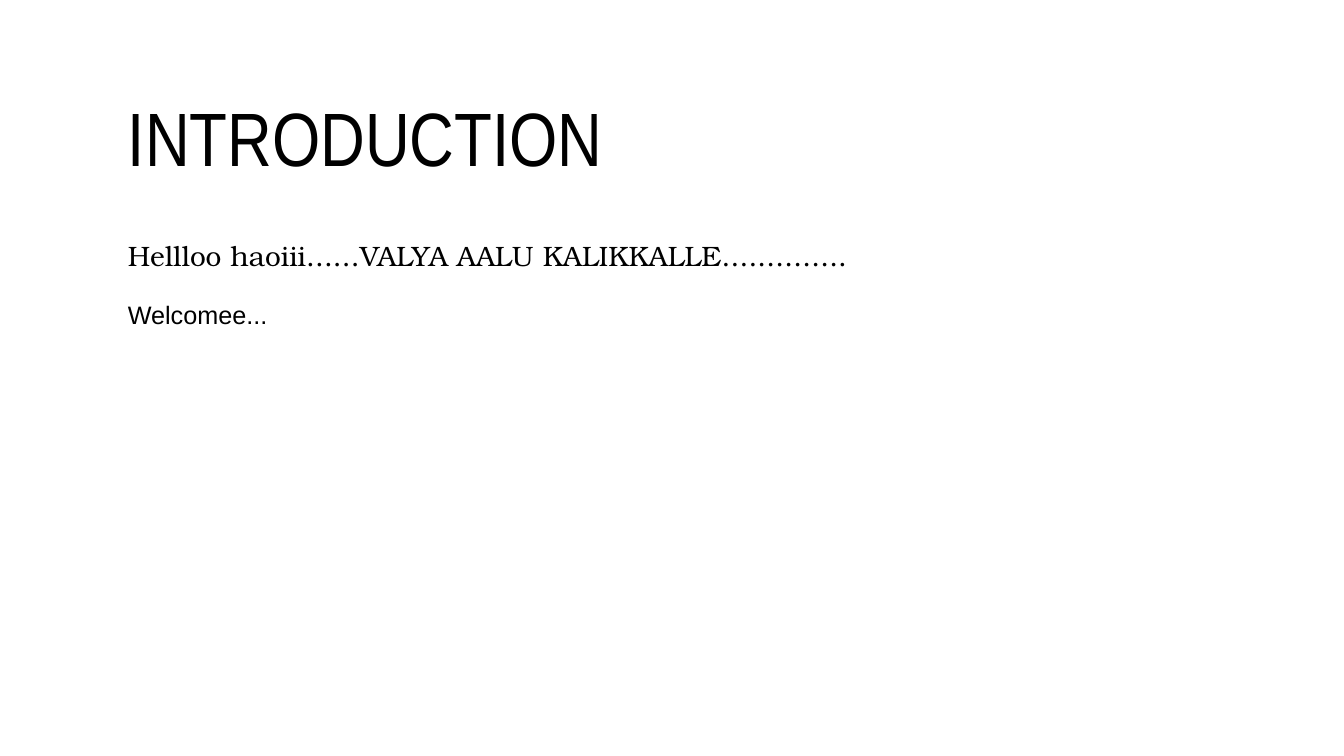
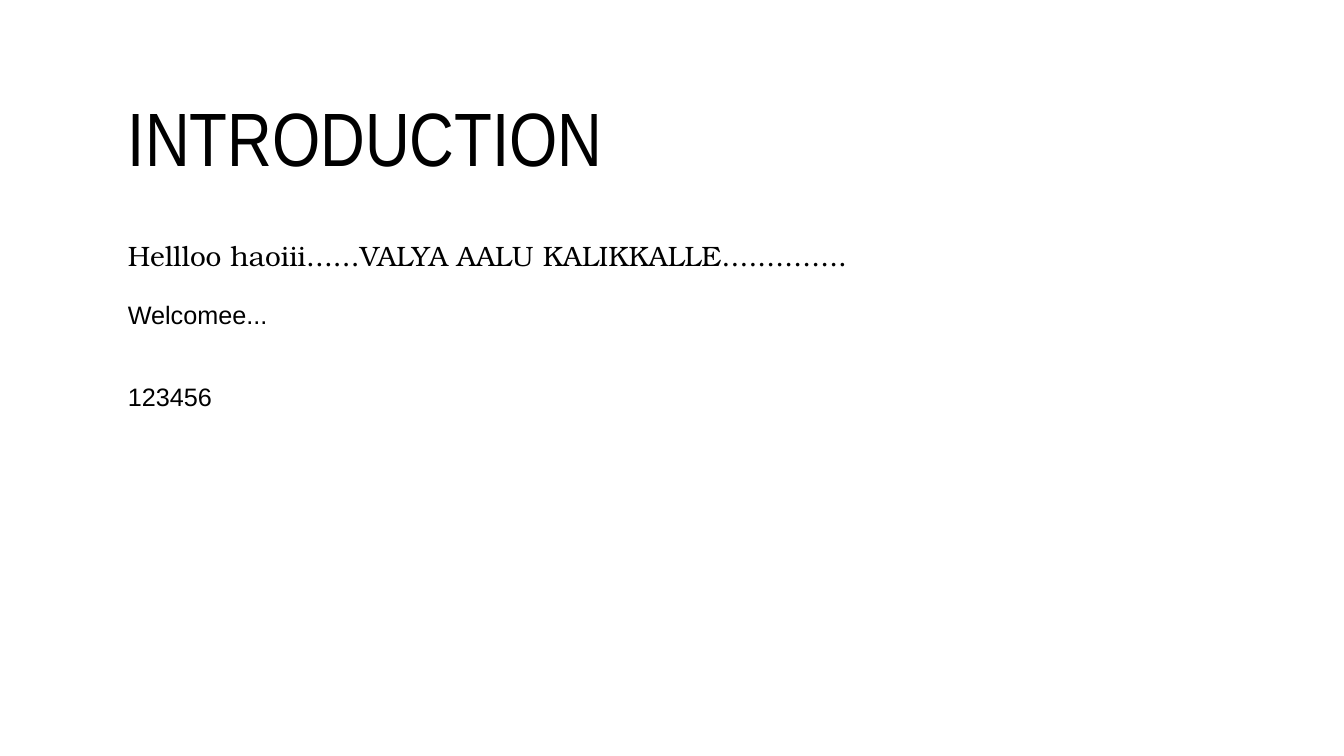
Before and after one commit to jinijacob/sample, a slide deck: slide 2 of The Write Way.pptx. Drawn at 1344x756 pixels with LibreOffice and Linux fonts; fonts in the diff are those of the drawing; background and template pictures are left out. Boxes give left, top, right and bottom in pixels: in the first picture for what was removed or moved away, otherwise in the second. Text is boxed around its words. In the diff, an @@ line names an element or a change of style, - is before the commit and + after.

```diff
--- a/The Write Way.pptx
+++ b/The Write Way.pptx
@@ text at (128, 388, 212, 407): paragraph added @@
+123456
```
Also in this commit, not shown: 2 other files.
